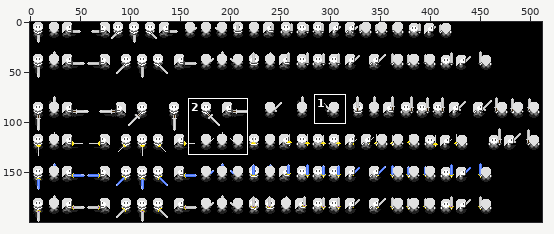
Sprite sheet -- res/VISUAL_DATA/PLAYER/PLAYER_FEMALE/player_female_noarmor_sword_sheet.png. Above: a wide view before the commit, with the close-up outlined.
Close-up. Before:
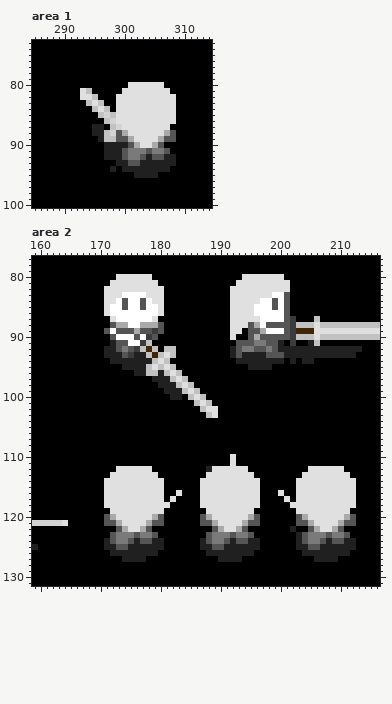
The file is 512x200 pixels. Colours within 5 levels of each other are drawn and written as one. Shown: area 1: x 285..314, y 73..100; area 2: x 159..216, y 77..131. The commit also changed other parts of the picture, which this record leaves out.
After:
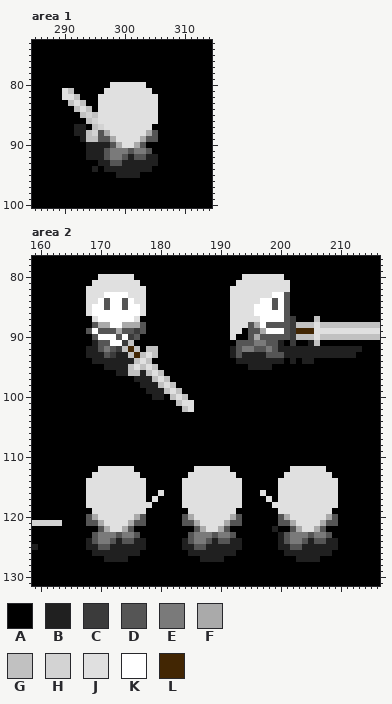
Palette (. is transparent): A #000000  B #202020  C #3b3b3b  D #555555  E #7a7a7a  F #aaaaaa  G #c1c1c1  H #d3d3d3  J #e0e0e0  K #ffffff  L #422603
Changes in this commit:
Area 1:
y 80: x 298..300 AAA -> JJJ; x 304..306 JJJ -> AAA
y 81: x 290..291 AA -> JG; x 293..294 JG -> AA; x 297..299 AAA -> JJJ; x 305..307 JJJ -> AAA
y 82: x 290..298 AAAJJGAAA -> JJGAAAJJJ; x 306..308 JJJ -> AAA
y 83: x 291..298 AAAGJGAA -> GJGAAJJJ; x 306..308 JJJ -> AAA
y 84: x 292..295 AAAG -> GJGA; x 297..298 GA -> JJ; x 306..308 JJJ -> AAA
y 85: x 293..298 AAAGHG -> GHGJJJ; x 306..308 JJJ -> AAA
y 86: x 294..298 AAAGH -> GHJJJ; x 306..308 JJJ -> AAA
y 87: x 292..293 AA -> BB; x 295..299 BBAGH -> GHJJJ; x 305..307 JJJ -> AAA
y 88: x 292..300 AAABBGHDF -> BBGHDFJJJ; x 304..308 JJJFD -> FDAAA
y 89: x 293..301 AAABGGDDF -> BGGDDFJJJ; x 303..308 JJJFDD -> FDDAAA
y 90: x 294..296 AAA -> BBB; x 298..301 BBBD -> DFJJ; x 303..306 JJFD -> DAAA
y 91: x 294..301 AAABBBDE -> BBBDEEED; x 305..307 EED -> AAA
y 92: x 294..299 AAABBB -> BBBDEE; x 301..302 EE -> BD; x 305..308 DDBB -> BAAA
y 93: x 296..299 AAAB -> BBDD; x 301..302 DD -> BB; x 306..308 BBB -> AAA
y 94: x 295 A -> B; x 297 A -> B; x 299 A -> B; x 305..307 BBB -> AAA
y 95: x 299..301 AAA -> BBB; x 303..305 BBB -> AAA
Area 2:
y 80: x 170..172 AAA -> JJJ; x 176..178 JJJ -> AAA
y 81: x 169..171 AAA -> JJJ; x 177..179 JJJ -> AAA
y 82: x 168..170 AAA -> JJJ; x 178..180 JJJ -> AAA
y 83: x 168..173 AAAJJJ -> JJJKKK; x 175..180 KKKJJJ -> JJJAAA
y 84: x 168..172 AAAJJ -> JJKDK; x 176..180 KDKJJ -> JJAAA
y 85: x 168..171 AAAJ -> JKKD; x 177..180 DKKJ -> JAAA
y 86: x 168..171 AAAJ -> JKKK; x 177..180 KKKJ -> JAAA
y 87: x 169..172 AAAJ -> JKKK; x 176..179 KKKJ -> JAAA
y 88: x 169..173 AAADF -> DFFKK; x 175..180 KKFFFD -> FFDAAA
y 89: x 168..170 AAA -> DKD; x 172..173 KD -> DF; x 176 F -> C; x 178..180 DCD -> AAA
y 90: x 169..173 AAADK -> DKKKD; x 175 K -> C; x 177..179 KCD -> AAA
y 91: x 169..178 AAABDDKKCG -> BDDKKCGAAA
y 92: x 168..178 AAABBDEDCGL -> BBDEDCGLGAG; x 181..182 GG -> AA
y 93: x 168..172 AAABB -> BBBDC; x 174..182 DCBBGLGJG -> BGLGJGAAA
y 94: x 169..171 AAA -> BBB; x 176..181 BBBGJG -> GJGAAA
y 95: x 171..173 AAA -> BBB; x 175..182 BBBGJGJG -> GJGJGAAA
y 96: x 173..176 AAAB -> BBGG; x 179..183 GBGJG -> JGAAA
y 97: x 176..184 AAABBBGJG -> BBBGJGAAA
y 98: x 177..185 AAABBBGJG -> BBBGJGAAA
y 99: x 178..186 AAABBBGJG -> BBBGJGAAA
y 100: x 179..180 AA -> BB; x 182..187 BBAGJG -> GJGAAA
y 101: x 183..188 AAAGJG -> GJJAAA
y 102: x 184..185 AA -> GJ; x 187..189 GJJ -> AAA
y 103: x 188..189 GJ -> AA
y 110..111: x 192 J -> A
y 112: x 170..172 AAA -> JJJ; x 176..178 JJJ -> AAA; x 186..188 AAB -> JJJ; x 192..194 JJJ -> AAA; x 202..204 AAA -> JJJ; x 208..210 JJJ -> AAA
y 113: x 169..171 AAA -> JJJ; x 177..179 JJJ -> AAA; x 185..187 AAA -> JJJ; x 193..195 JJJ -> AAA; x 201..203 AAA -> JJJ; x 209..211 JJJ -> AAA
y 114..115: x 168..170 AAA -> JJJ; x 178..180 JJJ -> AAA; x 184..186 AAA -> JJJ; x 194..196 JJJ -> AAA; x 200..202 AAA -> JJJ; x 210..212 JJJ -> AAA
y 116: x 168..170 AAA -> JJJ; x 178..179 JJ -> AA; x 183..186 JAAA -> AJJJ; x 194..197 JJJA -> AAAJ; x 201..202 AA -> JJ; x 210..212 JJJ -> AAA
y 117: x 168..170 AAA -> JJJ; x 178 J -> A; x 180 J -> A; x 182 J -> A; x 184..186 AAA -> JJJ; x 194..196 JJJ -> AAA; x 198 A -> J; x 200 A -> J; x 202 A -> J; x 210..212 JJJ -> AAA
y 118: x 168..170 AAA -> JJJ; x 179..181 JJJ -> AAA; x 184..186 AAA -> JJJ; x 194..196 JJJ -> AAA; x 199..201 AAA -> JJJ; x 210..212 JJJ -> AAA
y 119: x 169..171 AAA -> JJJ; x 178..180 JJJ -> AAA; x 185..187 AAA -> JJJ; x 193..195 JJJ -> AAA; x 200..202 AAA -> JJJ; x 209..211 JJJ -> AAA
y 120: x 168..172 AAADF -> DFJJJ; x 176..180 JJJFD -> FDAAA; x 184..188 AAADF -> DFJJJ; x 192..196 JJJFD -> FDAAA; x 200..204 AAADF -> DFJJJ; x 208..212 JJJFD -> FDAAA
y 121: x 164 J -> A; x 168..173 AAADDF -> DDFJJJ; x 175..180 JJJFDD -> FDDAAA; x 184..189 AAADDF -> DDFJJJ; x 191..196 JJJFDD -> FDDAAA; x 200..205 AAADDF -> DDFJJJ; x 207..212 JJJFDD -> FDDAAA
y 122: x 170..173 AAAD -> DFJJ; x 175..178 JJFD -> DAAA; x 186..189 AAAD -> DFJJ; x 191..194 JJFD -> DAAA; x 199 A -> B; x 202..205 BAAD -> DFJJ; x 207..210 JJFD -> DAAA
y 123: x 169..173 AAADE -> DEEED; x 177..179 EED -> AAA; x 185..189 AAADE -> DEEED; x 193..195 EED -> AAA; x 200..205 AAABDE -> BDEEED; x 209..211 EED -> AAA
y 124: x 168..171 AAAB -> BDEE; x 173..174 EE -> BD; x 177..180 DDBB -> BAAA; x 184..187 AAAB -> BDEE; x 189..190 EE -> BD; x 193..196 DDBB -> BAAA; x 200..203 AAAB -> BDEE; x 205..206 EE -> BD; x 209..212 DDBB -> BAAA
y 125: x 168..171 AAAB -> BBDD; x 173..174 DD -> BB; x 178..180 BBB -> AAA; x 184..187 AAAB -> BBDD; x 189..190 DD -> BB; x 194..196 BBB -> AAA; x 200..203 AAAB -> BBDD; x 205..206 DD -> BB; x 210..212 BBB -> AAA
y 126: x 169..171 AAA -> BBB; x 177..179 BBB -> AAA; x 185..187 AAA -> BBB; x 193..195 BBB -> AAA; x 201..203 AAA -> BBB; x 209..211 BBB -> AAA
y 127: x 171..173 AAA -> BBB; x 175..177 BBB -> AAA; x 187..189 AAA -> BBB; x 191..193 BBB -> AAA; x 203..205 AAA -> BBB; x 207..209 BBB -> AAA
